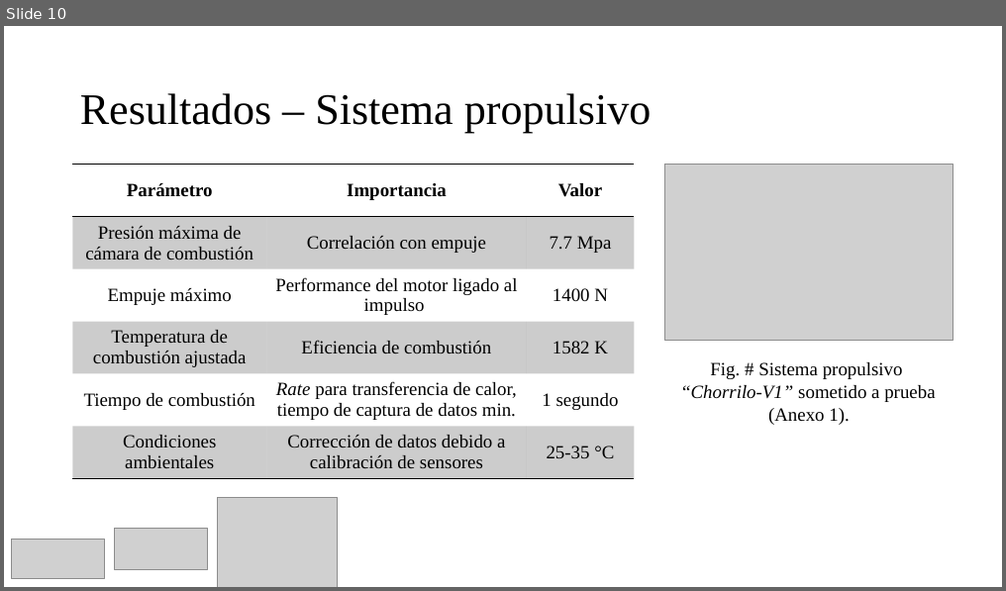
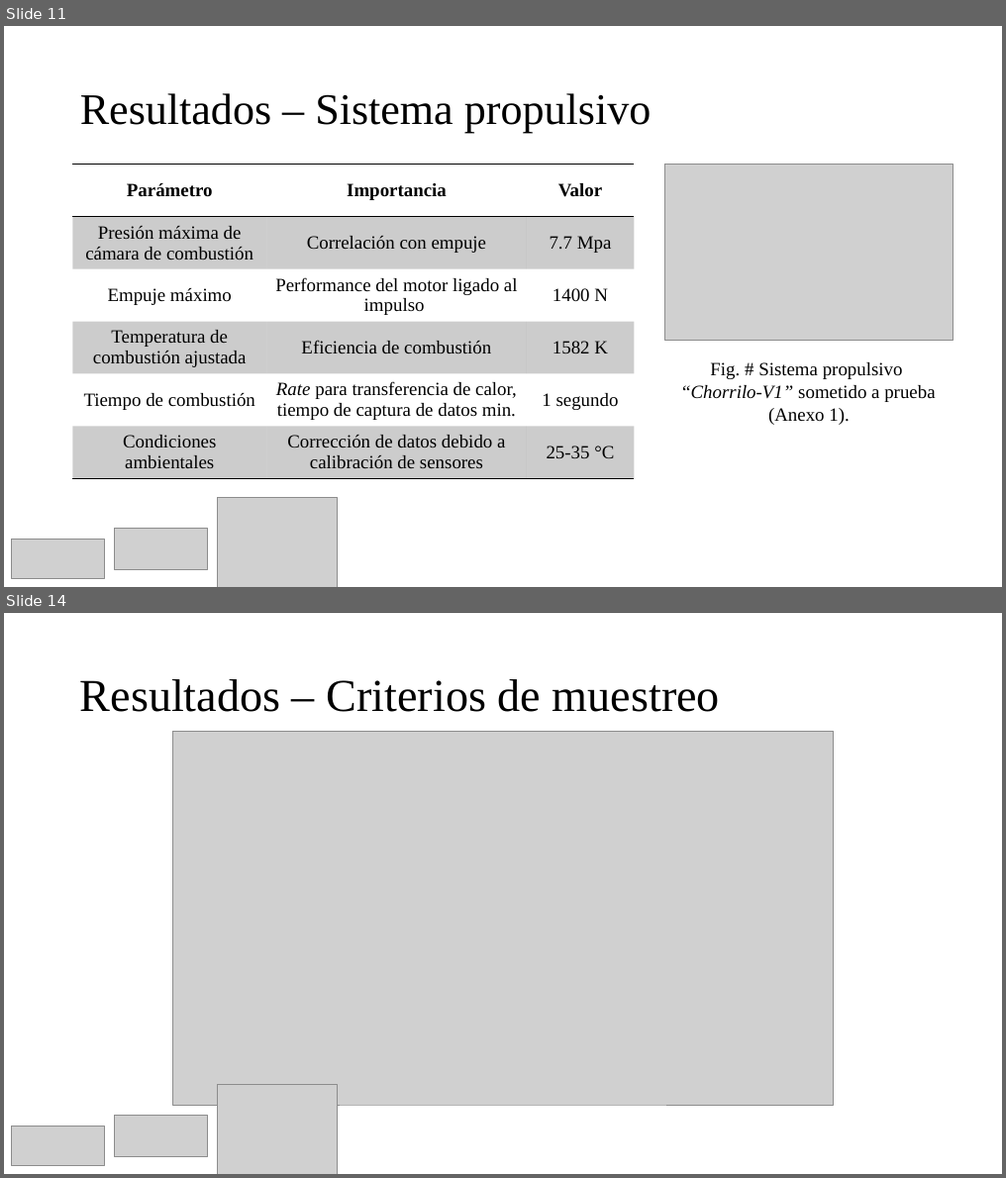
Before and after one commit to Archimedean2345/The-thermal-repository, a slide deck: PIAE2-Presentacion Tecnica.pptx. Shown one above the other, each under a label of ours: slide 10 before the commit, slides 11 and 14 after it; the slides between them are not shown. The pictures are 1006x591 and 1006x1178 pixels, drawn with LibreOffice and Linux fonts; fonts in the diff are those of the drawing; grey boxes stand for pictures. Boxes give left, top, right and bottom in pixels: in the first picture for what was removed or moved away, otherwise in the second. Text is boxed around its words. In the diff, an @@ line names an element or a change of style, - is before the commit and + after.

```diff
--- a/PIAE2-Presentacion Tecnica.pptx
+++ b/PIAE2-Presentacion Tecnica.pptx
@@ slide 14 added at (x1=4, y1=613, x2=1002, y2=1174), background #FFFFFF @@
@@ title added at (x1=80, y1=679, x2=720, y2=712), 44 pt, text #000000 @@
+Resultados – Criterios de muestreo
@@ picture added at (x1=172, y1=731, x2=834, y2=1105) @@
@@ picture added at (x1=218, y1=1084, x2=338, y2=1174) @@
@@ picture added at (x1=114, y1=1115, x2=207, y2=1157) @@
@@ picture added at (x1=12, y1=1127, x2=104, y2=1166) @@
@@ what was slide 10 is now slide 11 @@
```
Also in this commit, not shown: 10 slides changed, 1 other slide added, 3 slides removed, 1 other file.
